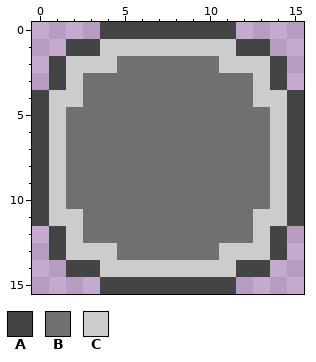
Pixel-art file -- assets/images/gui/button_normal.aseprite. The picture above was drawn from the file before the commit.
16x16 pixels, 1 frame.
Palette (. is transparent): A #444444  B #707070  C #cccccc
Pixels before, first column x 0:
 0 ....AAAAAAAA....
 1 ..AACCCCCCCCAA..
 2 .ACCCBBBBBBCCCA.
 3 .ACBBBBBBBBBBCA.
 4 ACCBBBBBBBBBBCCA
 5 ACBBBBBBBBBBBBCA
 6 ACBBBBBBBBBBBBCA
 7 ACBBBBBBBBBBBBCA
 8 ACBBBBBBBBBBBBCA
 9 ACBBBBBBBBBBBBCA
10 ACBBBBBBBBBBBBCA
11 ACCBBBBBBBBBBCCA
12 .ACBBBBBBBBBBCA.
13 .ACCCBBBBBBCCCA.
14 ..AACCCCCCCCAA..
15 ....AAAAAAAA....
Once edited:
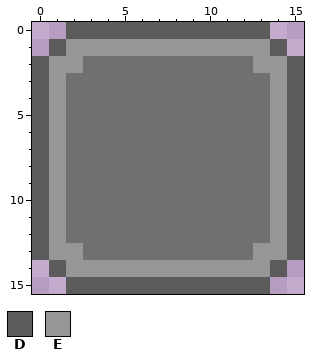
Colours new in this view: D #5b5b5b  E #969696
The author wrote: Fix an issue with texture-based buttons sometimes forcing an undesirable min-height, adjust button nine-patch images.
Difference:
y 0: x 2..13 ..AAAAAAAA.. -> DDDDDDDDDDDD
y 1: x 1..14 .AACCCCCCCCAA. -> DEEEEEEEEEEEED
y 2: x 0..4 .ACCC -> DEEBB; x 11..15 CCCA. -> BBEED
y 3: x 0..2 .AC -> DEB; x 13..15 CA. -> BED
y 4: x 0..2 ACC -> DEB; x 13..15 CCA -> BED
y 5..10: x 0..1 AC -> DE; x 14..15 CA -> ED
y 11: x 0..2 ACC -> DEB; x 13..15 CCA -> BED
y 12: x 0..2 .AC -> DEB; x 13..15 CA. -> BED
y 13: x 0..4 .ACCC -> DEEBB; x 11..15 CCCA. -> BBEED
y 14: x 1..14 .AACCCCCCCCAA. -> DEEEEEEEEEEEED
y 15: x 2..13 ..AAAAAAAA.. -> DDDDDDDDDDDD
